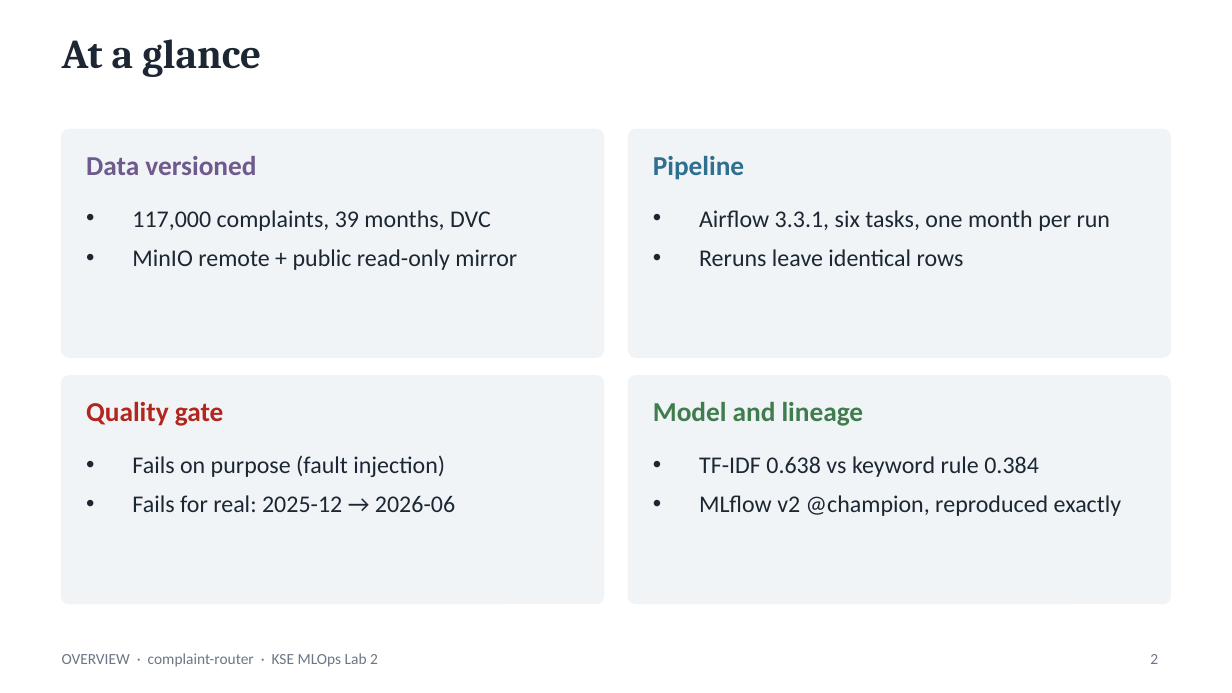
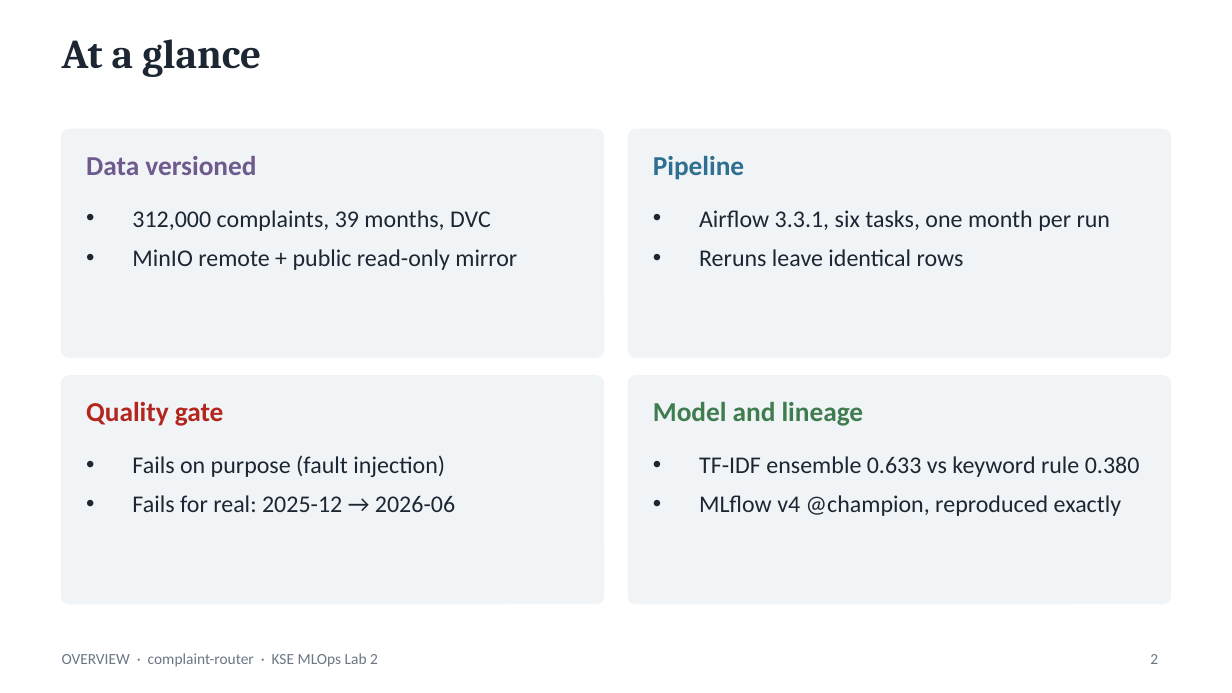
Before and after one commit to goodfrog33/kse-mlops-complaint-router, a slide deck: slide 2 of docs/presentation/complaint-router-lab2.pptx. Drawn at 1232x693 pixels with LibreOffice and Linux fonts; fonts in the diff are those of the drawing. Boxes give left, top, right and bottom in pixels: in the first picture for what was removed or moved away, otherwise in the second. Text is boxed around its words. In the diff, an @@ line names an element or a change of style, - is before the commit and + after.

```diff
--- a/docs/presentation/complaint-router-lab2.pptx
+++ b/docs/presentation/complaint-router-lab2.pptx
@@ text at <box>132,210,491,231</box>: text changed @@
-• 117,000 complaints, 39 months, DVC
+• 312,000 complaints, 39 months, DVC
@@ text at <box>699,456,1140,516</box>: text changed @@
-• TF-IDF 0.638 vs keyword rule 0.384
-• MLflow v2 @champion, reproduced exactly
+• TF-IDF ensemble 0.633 vs keyword rule 0.380
+• MLflow v4 @champion, reproduced exactly
```
Also in this commit, not shown: 9 other slides changed, 10 other files.
